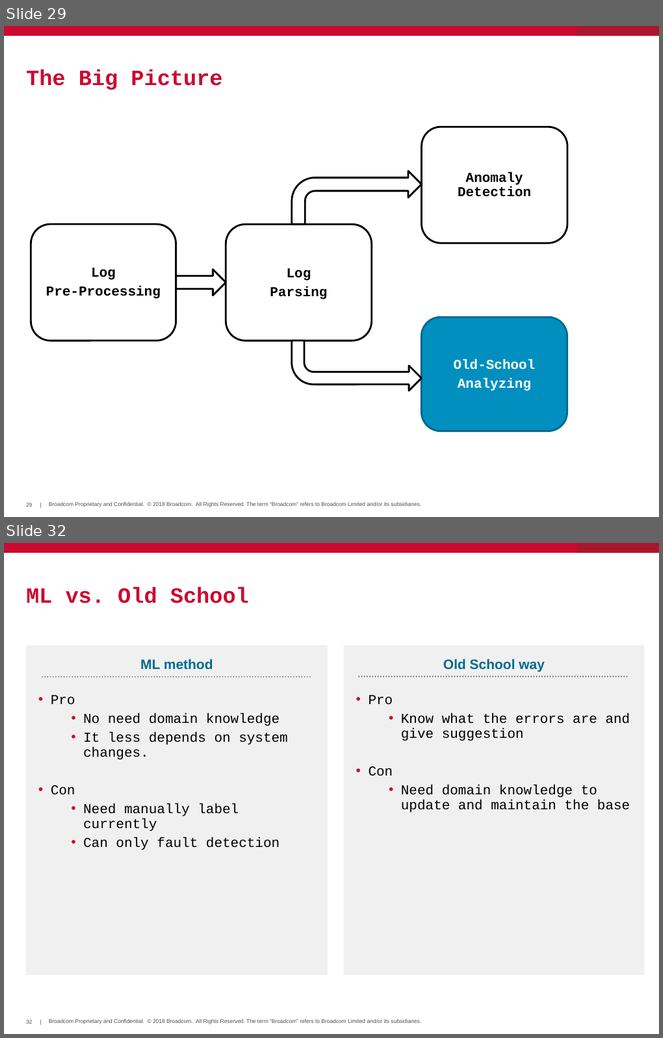
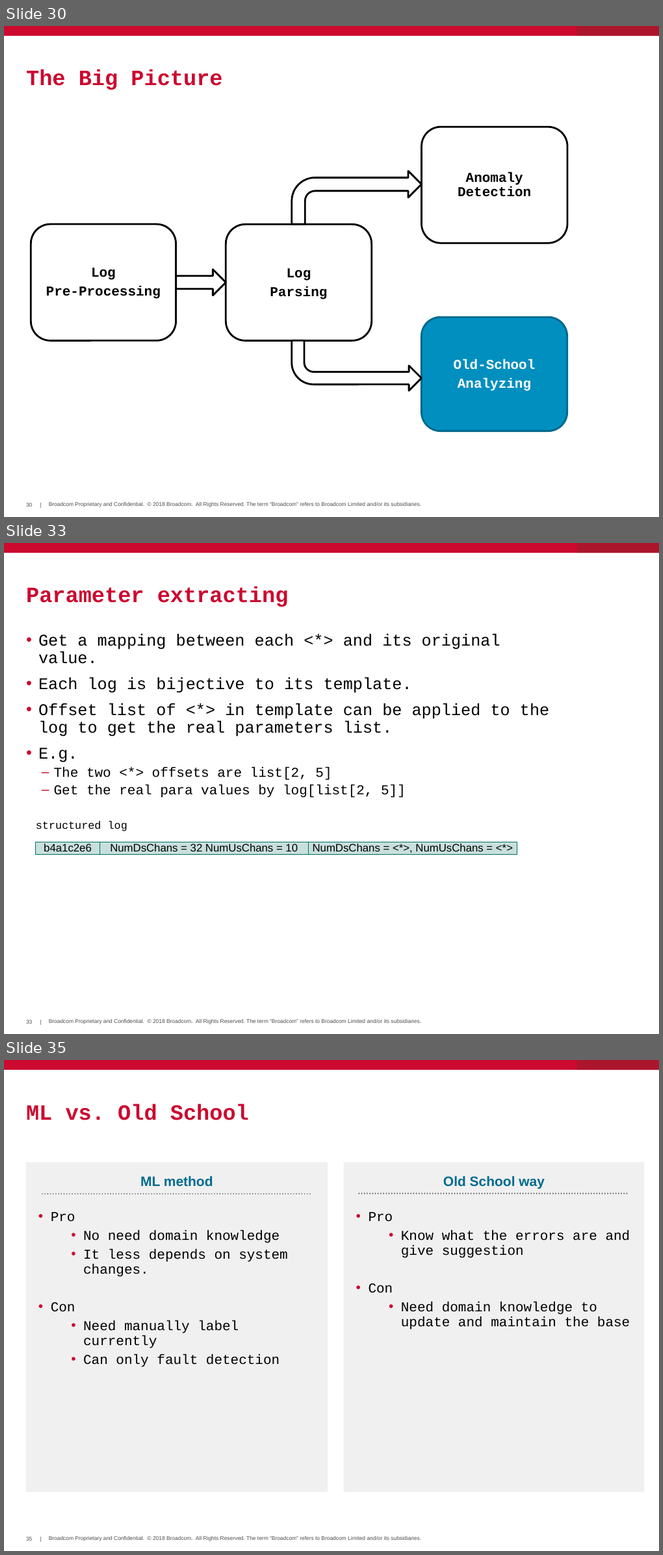
Before and after one commit to hayhan/loganalyzer, a slide deck: papers/LogAnalyzerIntro.pptx. Shown one above the other, each under a label of ours: slides 29 and 32 before the commit, slides 30, 33 and 35 after it; the slides between them are not shown. The pictures are 663x1038 and 663x1555 pixels, drawn with LibreOffice and Linux fonts; fonts in the diff are those of the drawing; background and template pictures are left out. Boxes give left, top, right and bottom in pixels: in the first picture for what was removed or moved away, otherwise in the second. Text is boxed around its words. In the diff, an @@ line names an element or a change of style, - is before the commit and + after.

```diff
--- a/papers/LogAnalyzerIntro.pptx
+++ b/papers/LogAnalyzerIntro.pptx
@@ slide 33 added at (x1=4, y1=543, x2=659, y2=1034), background #FFFFFF; not listed: 5 template elements that a slide beside it also shows @@
@@ title added at (x1=26, y1=586, x2=289, y2=607), 24 pt, text #CC092F, bold @@
+Parameter extracting
@@ text added at (x1=38, y1=633, x2=549, y2=798), 18 pt, text #000000 @@
+• Get a mapping between each <*> and its original value.
+• Each log is bijective to its template.
+• Offset list of <*> in template can be applied to the log to get the real parameters list.
+• E.g.
+  – The two <*> offsets are list[2, 5]
+  – Get the real para values by log[list[2, 5]]
@@ text added at (x1=36, y1=821, x2=128, y2=832), 12 pt, text #000000 @@
+structured log
@@ table added at (x1=35, y1=843, x2=518, y2=858), 1 rows, 3 columns @@
+b4a1c2e6 | NumDsChans = 32 NumUsChans = 10 | NumDsChans = <*>, NumUsChans = <*>
@@ what was slide 29 is now slide 30 @@
@@ what was slide 32 is now slide 35 @@
@@ page number at (x1=26, y1=1537, x2=32, y2=1541): text changed @@
-32
+35
```
Also in this commit, not shown: 8 slides changed, 2 other slides added.
